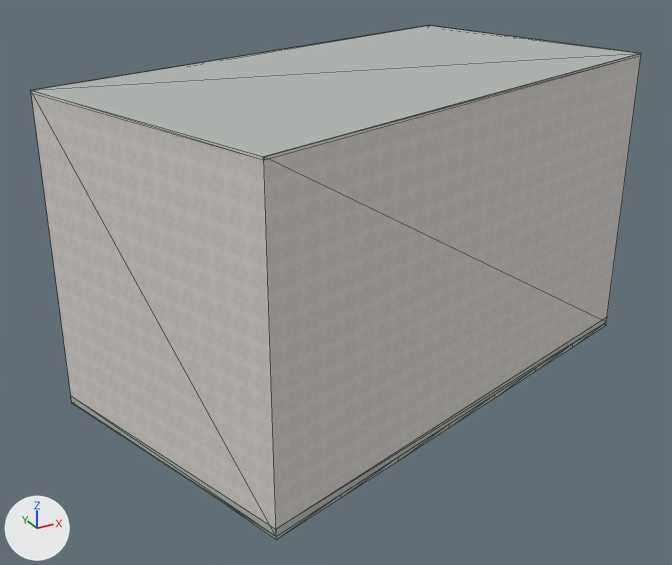
The Blender file assets/blender/buildings/osm-way-53929064.blend: old version first, new version second.
One viewpoint serves both versions: a camera (50 mm lens) standing at (-22.0, -37.1, 23.3) and looking at (-1.9, -0.5, 5.0). The lights are fixed; the arrows at lower left show +X, +Y and +Z. The picture after the commit comes second. Mesh edges are drawn as thin lines.

Objects in the first picture: 'building foundation 53929064', 'reality 53929064 near reality aged pale plaster', 'reality 53929064 near reality concrete plinth', 'reality 53929064 near reality flat weathered roof', 'reality 53929064 near reality pale aluminum sill'.
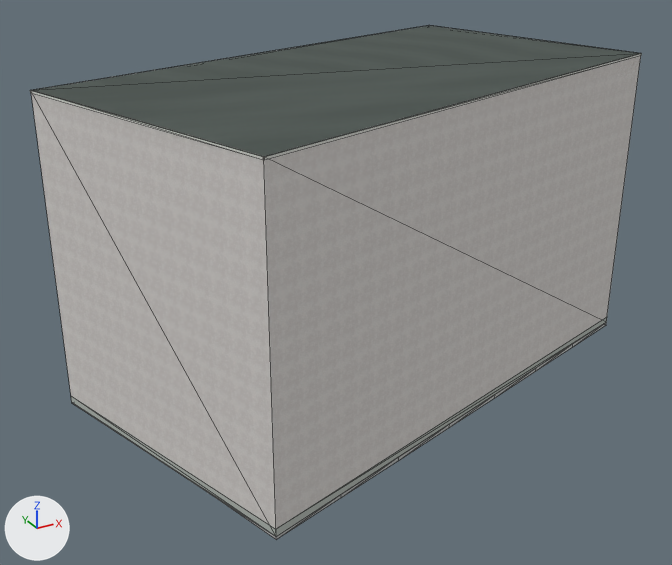
Pixel boxes [x1, y1, x2, y2] of what changed, in the pictures (672 x 565 px):
'reality 53929064 near reality flat weathered roof', surface changed (darker)
    both: [31, 26, 640, 156]
part 1 of me_reality_53929064_near_reality_pale_aluminum_sill, reshaped
    both: [31, 26, 640, 159]

Diff of the bpy script that builds the scene:
```diff
--- a/assets/blender/buildings/osm-way-53929064.blend.py
+++ b/assets/blender/buildings/osm-way-53929064.blend.py
@@ img_roof_normal_png @@
+img_roof_normal_png = load_image('roof-normal.png', '../../../public/models/architecture/textures/roof-normal.png', 256, 256, 'Non-Color')
@@ img_roof_color_png @@
+img_roof_color_png = load_image('roof-color.png', '../../../public/models/architecture/textures/roof-color.png', 256, 256, 'sRGB')
@@ mat_reality_flat_weathered_roof @@
 mat_reality_flat_weathered_roof = bpy.data.materials.new('reality flat weathered roof')
-# nodes: BsdfPrincipled, OutputMaterial
-# colours: grey #b3b7b4
+# nodes: BsdfPrincipled, MixRGB, NormalMap, OutputMaterial, TexImage x2
+# colours: white #ffffff
+# uses the picture img_roof_color_png
+# uses the picture img_roof_normal_png
@@ me_reality_53929064_near_reality_pale_aluminum_sill @@
 # used by ob_reality_53929064_near_reality_pale_aluminum_sill; parent = ob_osm_way_53929064; location = (0.0, 0.0, 0.0)
-me_reality_53929064_near_reality_pale_aluminum_sill.from_pydata(...)  # 16 vertices, 8 faces; spans x -14.4..14.4, y -10.7..10.1, z 14.9..15.0
+me_reality_53929064_near_reality_pale_aluminum_sill.from_pydata(...)  # 32 vertices, 16 faces; spans x -14.4..14.4, y -10.7..10.1, z 14.9..15.0
+# me_reality_53929064_near_reality_pale_aluminum_sill part 1
+# 8 faces are deleted
+# 16 vertices are added at x -14.4..14.4, y -10.7..10.1, z 15.0
+# 16 new faces join them
 me_reality_53929064_near_reality_pale_aluminum_sill.materials.append(mat_reality_pale_aluminum_sill)
```
